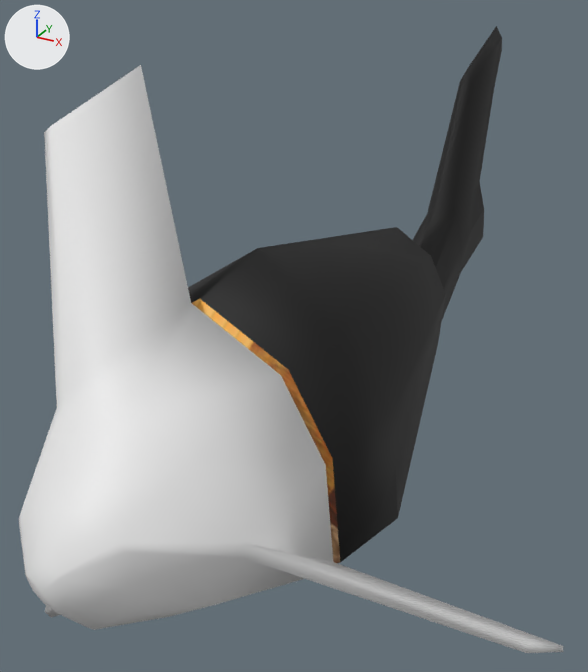
Two versions of the FBX model Assets/Game/Various/sources/girouette.fbx, one commit apart.
Rendered twice from a camera (50 mm lens) standing at (5.59, -8.48, 5.92) and looking at (-0.71, 2.99, 0.19). Lighting does not change. The marker at upper left points along +X, +Y and +Z.
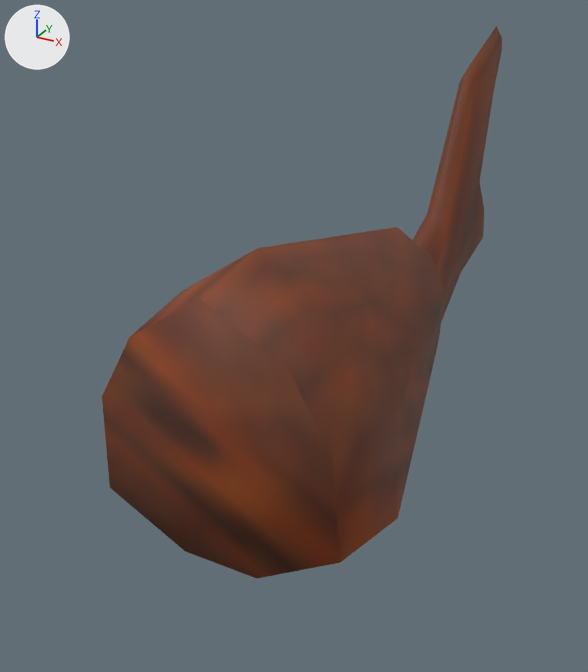
Pixel boxes [x1, y1, x2, y2] of what changed, in the pictures (588 x 672 px):
'Plane', deleted: before [19, 65, 563, 653]
part 1 of me_plane_001, surface changed (black to brown): before [188, 26, 502, 563]; after [102, 26, 502, 578]

The edits, one by one:
me_plane_001 has 73 vertices, 142 faces and spans x -2.15..2.21, y -0.66..11.63, z -2.09..4.91.
me_plane_001 is used by ob_plane_001; location (0.0, 0.0, 0.0).
me_plane_001 part 1: texture (UV) coordinates of 142 of 142 faces, centred in x -2.05..2.08, y -0.65..11.55, z -2.02..4.65, changed; they spanned u 0.02..0.92, v 0.03..0.97 and now span u 0.26..0.37, v 0.88..1.0.
Object 'Plane' (ob_plane) is deleted.
